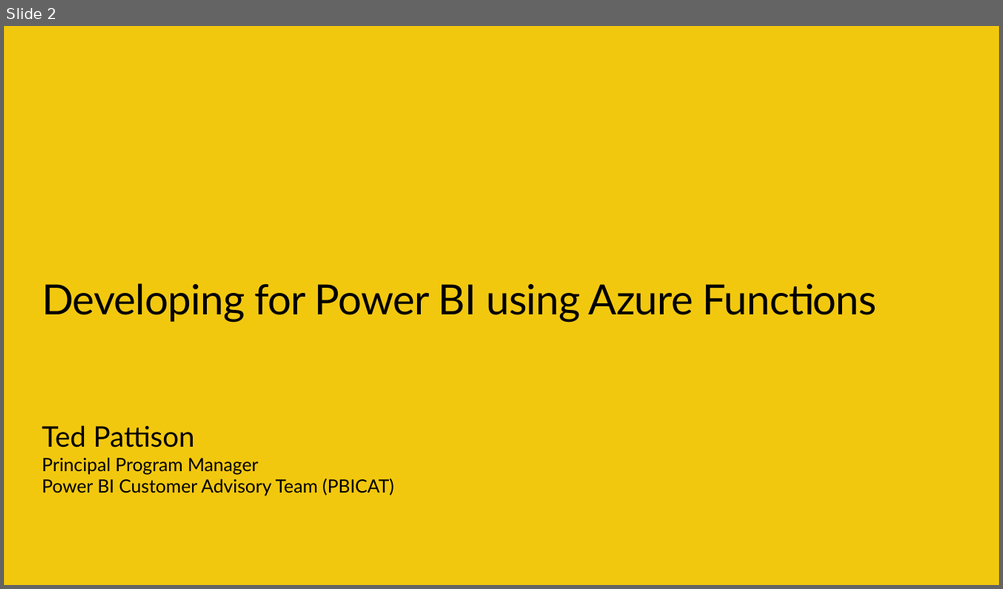
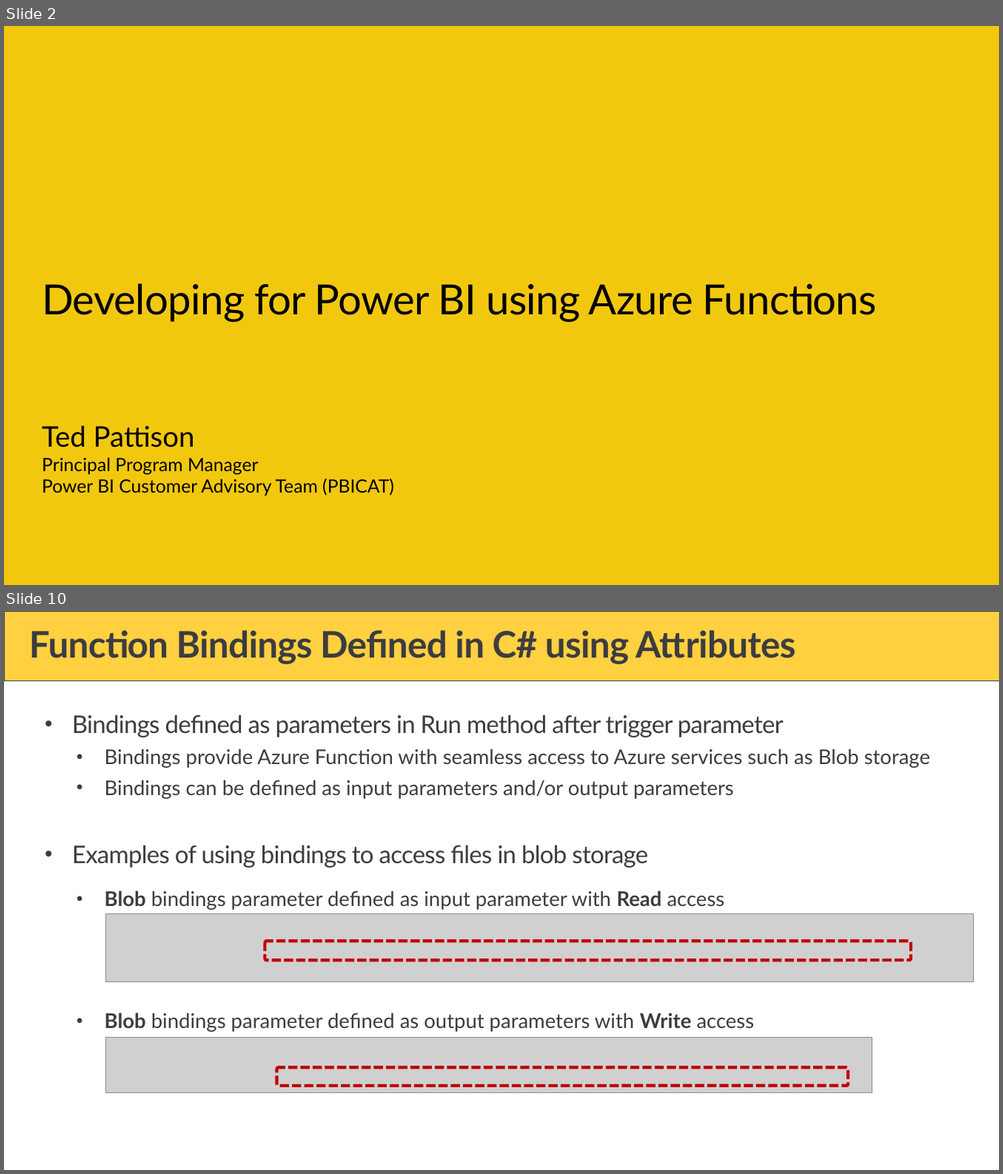
Before and after one commit to PowerBiDevCamp/Camp-Sessions, a slide deck: Session 23 - Developing for Power BI using Azure Functions.pptx. Shown one above the other, each under a label of ours: slide 2 before the commit, slides 2 and 10 after it; the slides between them are not shown. The pictures are 1003x589 and 1003x1174 pixels, drawn with LibreOffice and Linux fonts; fonts in the diff are those of the drawing; grey boxes stand for pictures; background and template pictures are left out. Boxes give left, top, right and bottom in pixels: in the first picture for what was removed or moved away, otherwise in the second. Text is boxed around its words. In the diff, an @@ line names an element or a change of style, - is before the commit and + after.

```diff
--- a/Session 23 - Developing for Power BI using Azure Functions.pptx
+++ b/Session 23 - Developing for Power BI using Azure Functions.pptx
@@ slide 10 added at (4,611,999,1170), background #FFFFFF @@
@@ rectangle added at (4,611,999,681), fill #FFD040, outline #3C3C41 0.5 pt @@
@@ title added at (29,630,795,664), 36 pt, text #3C3C41, bold @@
+Function Bindings Defined in C# using Attributes
@@ text added at (72,715,930,1032), 20 pt, text #3C3C41 @@
+• Bindings defined as parameters in Run method after trigger parameter
+  • Bindings provide Azure Function with seamless access to Azure services such as Blob storage
+  • Bindings can be defined as input parameters and/or output parameters
+• Examples of using bindings to access files in blob storage
+  • Blob bindings parameter defined as input parameter with Read access
+  • Blob bindings parameter defined as output parameters with Write access
@@ picture added at (105,914,973,982) @@
@@ rounded rectangle added at (265,942,910,960), outline #C00000 3 pt dashed @@
@@ picture added at (105,1037,872,1093) @@
@@ rounded rectangle added at (277,1068,848,1086), outline #C00000 3 pt dashed @@
```
Also in this commit, not shown: 3 slides changed, 40 other slides added, 4 slides removed, 2 other files.
